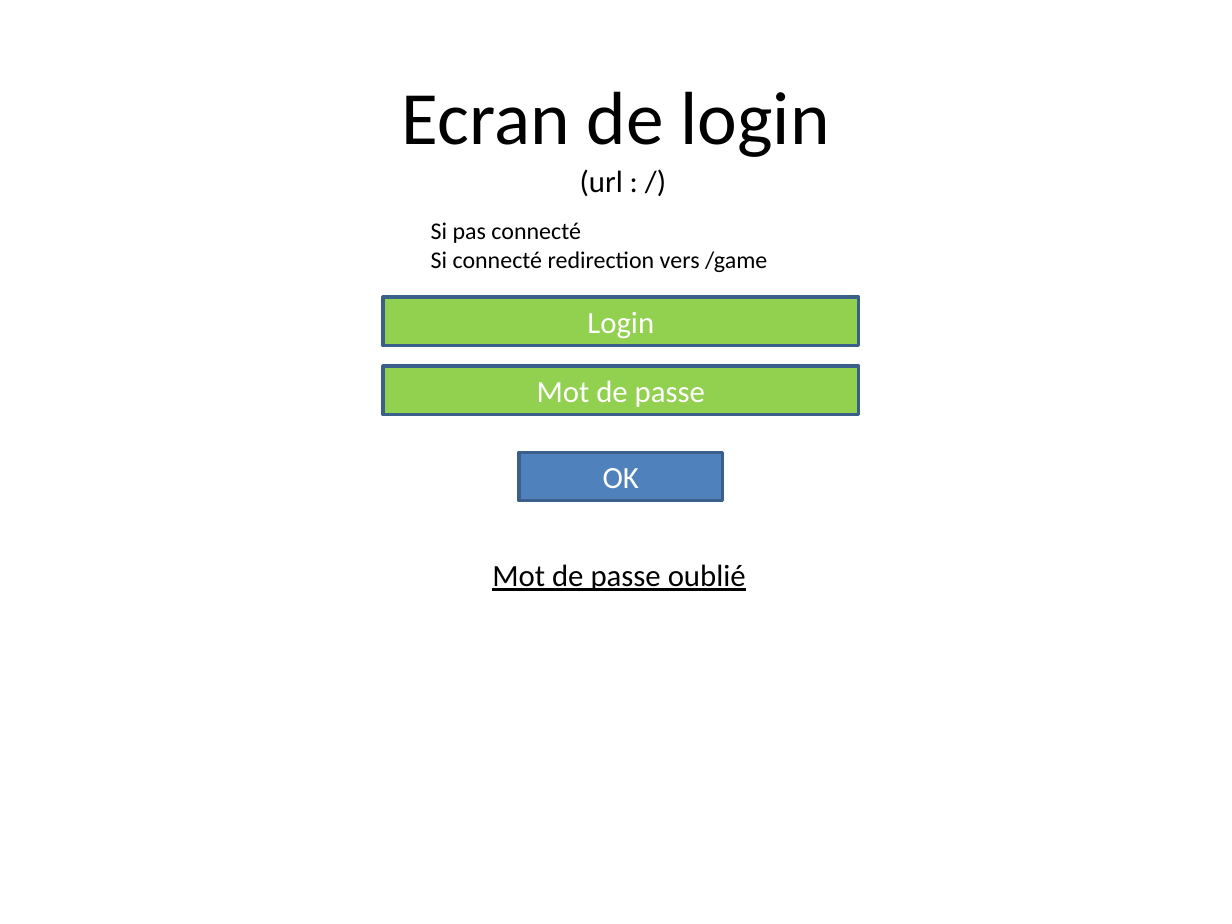
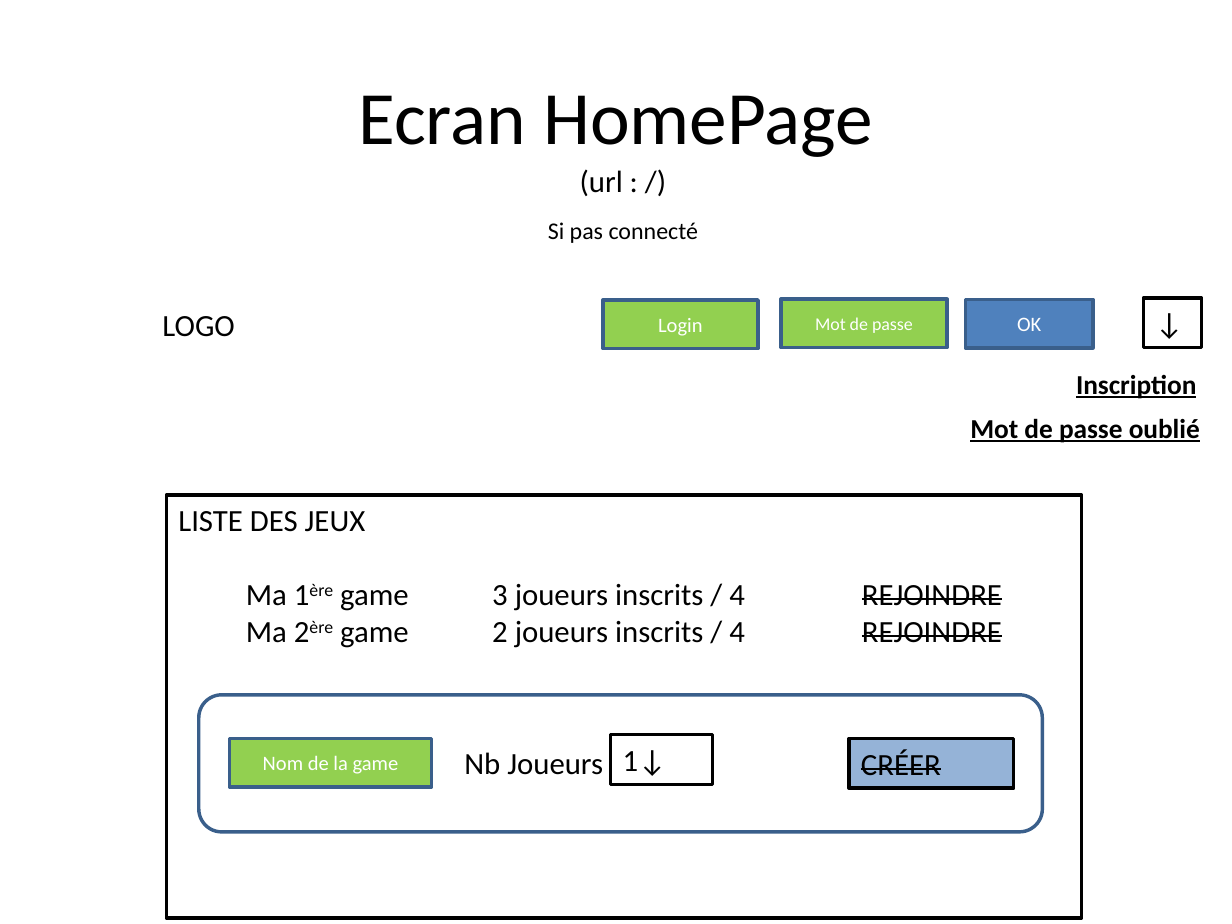
Before and after one commit to F2000-FR-AFPA-WebDev201701/gauntlet-game, a slide deck: slide 2 of docs/ecrans-du-jeu.pptx. Drawn at 1232x924 pixels with LibreOffice and Linux fonts; fonts in the diff are those of the drawing. Boxes give left, top, right and bottom in pixels: in the first picture for what was removed or moved away, otherwise in the second. Text is boxed around its words. In the diff, an @@ line names an element or a change of style, - is before the commit and + after.

Commit message:
docs : screens game

```diff
--- a/docs/ecrans-du-jeu.pptx
+++ b/docs/ecrans-du-jeu.pptx
@@ title at [358, 95, 873, 157]: text changed @@
-Ecran de login
+Ecran HomePage
@@ text "Si pas connecté": place and size @@
-text "Si pas connecté" at [431, 222, 767, 272]
+text "Si pas connecté" at [548, 222, 699, 243]
@@ text at [431, 251, 767, 272]: paragraph removed @@
-Si connecté redirection vers /game
@@ rectangle "Mot de passe": place and size @@
-rectangle "Mot de passe" at [383, 366, 859, 414]
+rectangle "Mot de passe" at [781, 299, 947, 347]
@@ rectangle "Mot de passe" at [781, 299, 947, 347]: size 18 to 10.5 pt @@
@@ rectangle "OK" at [965, 299, 1093, 347]: size 18 to 12 pt @@
@@ rectangle "OK": place and size @@
-rectangle "OK" at [519, 452, 722, 500]
+rectangle "OK" at [965, 299, 1093, 347]
@@ rectangle added at [1143, 298, 1201, 347], fill #FFFFFF, outline #000000 2 pt, 18 pt, text #000000 @@
+↓
@@ text added at [162, 316, 234, 337], 18 pt, text #000000 @@
+LOGO
@@ rectangle "Login": place and size @@
-rectangle "Login" at [383, 297, 859, 345]
+rectangle "Login" at [602, 301, 758, 349]
@@ rectangle "Login" at [602, 301, 758, 349]: size 18 to 12 pt @@
@@ text added at [1076, 374, 1196, 399], 16 pt, text #000000, bold, underline @@
+Inscription
@@ text "Mot de passe oublié": place and size @@
-text "Mot de passe oublié" at [492, 564, 746, 591]
+text "Mot de passe oublié" at [970, 418, 1200, 443]
@@ text "Mot de passe oublié" at [970, 418, 1200, 443]: size 18 to 16 pt, bold on; alignment left to right @@
@@ rectangle added at [166, 495, 1082, 918], fill #FFFFFF, outline #000000 2 pt, 18 pt, text #000000 @@
+LISTE DES JEUX
+Ma 1ère game 3 joueurs inscrits / 4 REJOINDRE
+Ma 2ère game 2 joueurs inscrits / 4 REJOINDRE
@@ rounded rectangle added at [198, 695, 1042, 832], outline #3A5F8C 2 pt @@
@@ rectangle added at [229, 738, 431, 786], fill #92D050, outline #3A5F8C 2 pt, 12 pt, text #FFFFFF @@
+Nom de la game
@@ rectangle added at [611, 734, 713, 784], fill #FFFFFF, outline #000000 2 pt, 18 pt, text #000000 @@
+1↓
@@ rectangle added at [849, 738, 1014, 787], fill #95B3D7, outline #000000 2 pt, 18 pt, text #000000, strikethrough @@
+CRÉER
@@ text added at [464, 752, 603, 775], 18 pt, text #000000 @@
+Nb Joueurs
```
Also in this commit, not shown: 2 other slides changed, 2 slides added, 1 slide removed, 5 other files.
